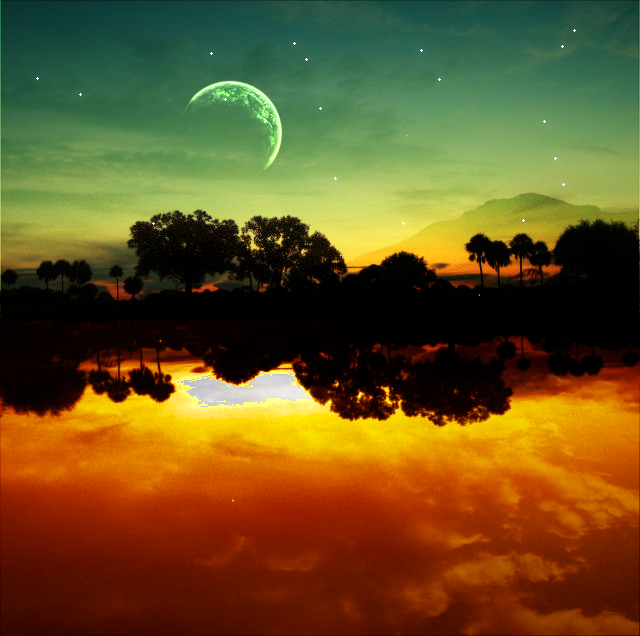
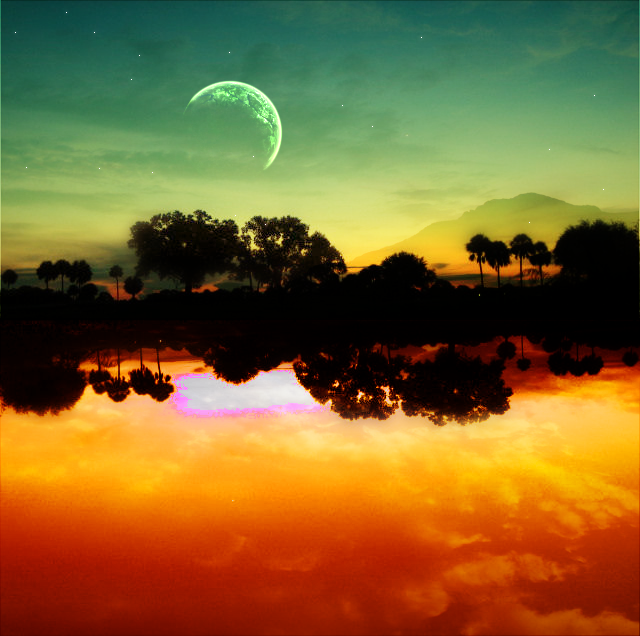
Layered file, before and after one edit (640px x 636px). Changes by layer:
renamed "Звёзды" to "pic7.jpg", blend normal → soft light, painted on it over [0, 18, 640, 636]
renamed "Небо размытие 20" to "Stars", opacity 50% → 100%, moved it above "Planet Addition", painted on it over [0, 0, 640, 229]
renamed "Планета Добавление" to "Planet Addition", painted on it over [155, 70, 305, 195]
renamed "pic7.jpg" to "Sky Gaussian 20 opacity50", opacity 100% → 50%, blend soft light → normal, moved it above "Background", painted on it over [0, 0, 640, 636]
renamed "Небо и деревья" to "Background", painted on it over [0, 0, 640, 636]
